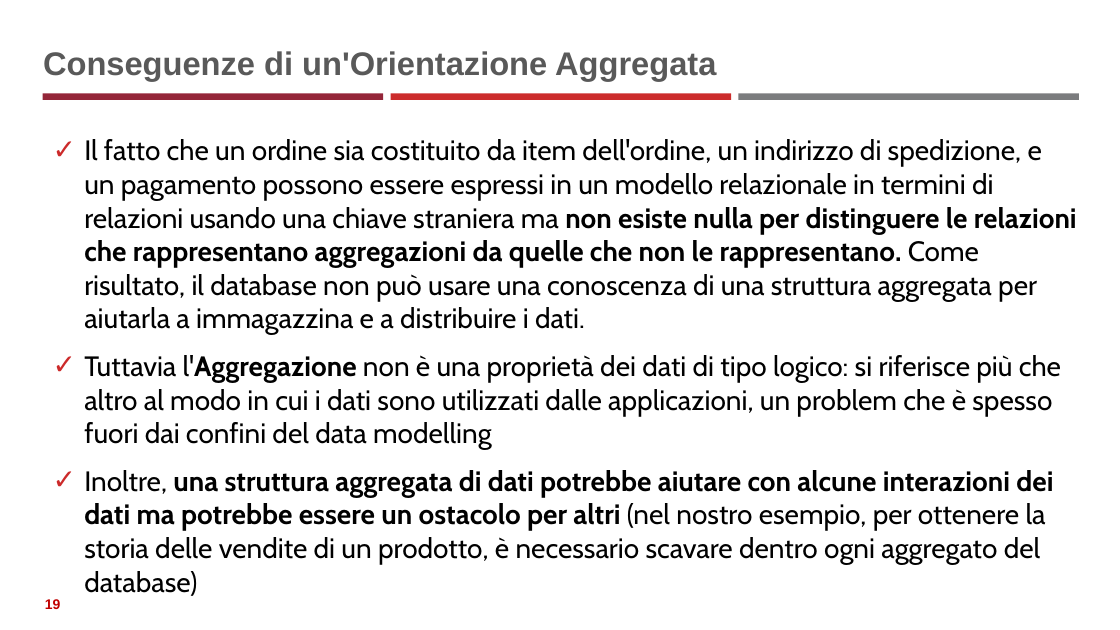
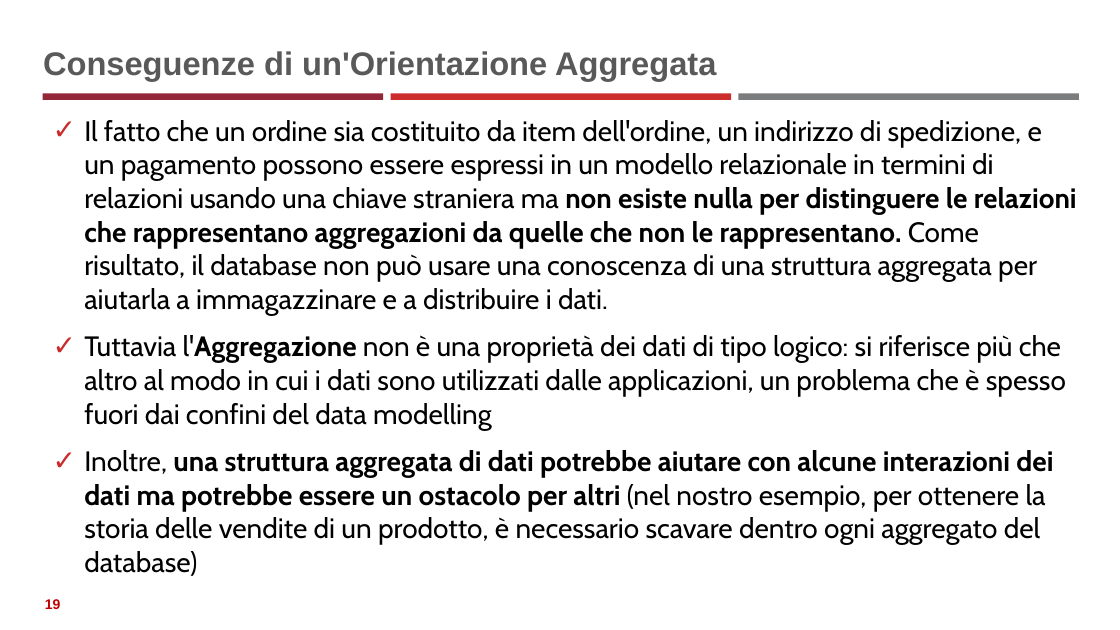
Before and after one commit to neural1977/data_science_interview_material, a slide deck: slide 19 of AggregateDB_ita.pptx. Drawn at 1120x630 pixels with LibreOffice and Linux fonts; fonts in the diff are those of the drawing. Boxes give left, top, right and bottom in pixels: in the first picture for what was removed or moved away, otherwise in the second. Text is boxed around its words. In the diff, an @@ line names an element or a change of style, - is before the commit and + after.

```diff
--- a/AggregateDB_ita.pptx
+++ b/AggregateDB_ita.pptx
@@ text "Il fatto che un ordine ...": place and size @@
-text "Il fatto che un ordine ..." at bbox=[84, 139, 1077, 531]
+text "Il fatto che un ordine ..." at bbox=[84, 120, 1077, 511]
@@ text at bbox=[84, 120, 1077, 430]: text changed @@
-✓ Il fatto che un ordine sia costituito da item dell'ordine, un indirizzo di spedizione, e un pagamento possono essere espressi in un modello relazionale in termini di relazioni usando una chiave straniera ma non esiste nulla per distinguere le relazioni che rappresentano aggregazioni da quelle che non le rappresentano. Come risultato, il database non può usare una conoscenza di una struttura aggregata per aiutarla a immagazzina e a distribuire i dati.
-✓ Tuttavia l'Aggregazione non è una proprietà dei dati di tipo logico: si riferisce più che altro al modo in cui i dati sono utilizzati dalle applicazioni, un problem che è spesso fuori dai confini del data modelling
+✓ Il fatto che un ordine sia costituito da item dell'ordine, un indirizzo di spedizione, e un pagamento possono essere espressi in un modello relazionale in termini di relazioni usando una chiave straniera ma non esiste nulla per distinguere le relazioni che rappresentano aggregazioni da quelle che non le rappresentano. Come risultato, il database non può usare una conoscenza di una struttura aggregata per aiutarla a immagazzinare e a distribuire i dati.
+✓ Tuttavia l'Aggregazione non è una proprietà dei dati di tipo logico: si riferisce più che altro al modo in cui i dati sono utilizzati dalle applicazioni, un problema che è spesso fuori dai confini del data modelling
```
Also in this commit, not shown: 6 other slides changed, 9 other files.
